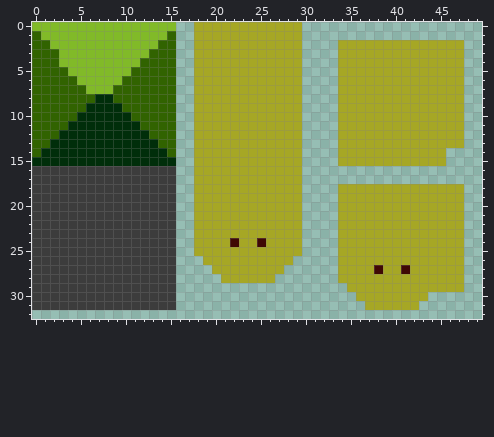
Pixel-art sprite: assets/sprites.png. Above: the version before the commit.
The file is 64x64 pixels. Shown: x 0..49, y 0..32.
And afterwards:
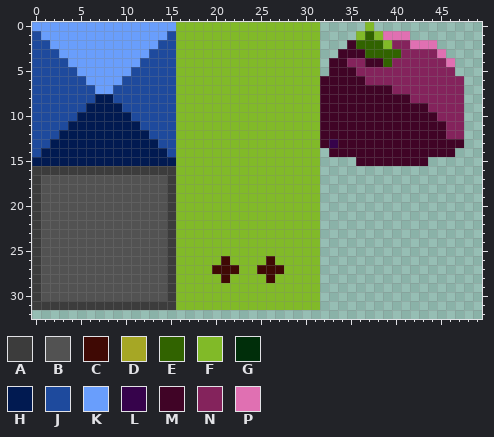
Palette (. is transparent): A #3c3c3c  B #525252  C #3f0904  D #a6a725  E #316300  F #81ba28  G #002e0a  H #011a51  J #1e4a9d  K #699efc  L #36034b  M #400426  N #84235c  P #e070b2
Edits made:
Changed rows in their new state; - is an unchanged pixel.
first column x 0:
 0 KKKKKKKKKKKKKKKKFFFFFFFFFFFFFFFF-----F----------
 1 JKKKKKKKKKKKKKKJFFFFFFFFFFFFFFFF----FEFPPP------
 2 JJKKKKKKKKKKKKJJFFFFFFFFFFFFFFFF--.MEEEFNNPPP...
 3 JJJKKKKKKKKKKJJJFFFFFFFFFFFFFFFF--MMMEEEENNNNP..
 4 JJJJKKKKKKKKJJJJFFFFFFFFFFFFFFFF-MMNNMMENNNNNNP.
 5 JJJJJKKKKKKJJJJJFFFFFFFFFFFFFFFF-MMMNNNNNNNNNNN.
 6 JJJJJJKKKKJJJJJJFFFFFFFFFFFFFFFFMMMMMNNNNNNNNNNN
 7 JJJJJJJKKJJJJJJJFFFFFFFFFFFFFFFFMMMMMMMMNNNNNNNN
 8 JJJJJJJHHJJJJJJJFFFFFFFFFFFFFFFFMMMMMMMMMMNNNNNN
 9 JJJJJJHHHHJJJJJJFFFFFFFFFFFFFFFFMMMMMMMMMMMMNNNN
10 JJJJJHHHHHHJJJJJFFFFFFFFFFFFFFFFMMMMMMMMMMMMMNNN
11 JJJJHHHHHHHHJJJJFFFFFFFFFFFFFFFFMMMMMMMMMMMMMMNN
12 JJJHHHHHHHHHHJJJFFFFFFFFFFFFFFFFMMMMMMMMMMMMMMNN
13 JJHHHHHHHHHHHHJJFFFFFFFFFFFFFFFFMLMMMMMMMMMMMMMM
14 JHHHHHHHHHHHHHHJFFFFFFFFFFFFFFFF-MMMMMMMMMMMMMM-
15 HHHHHHHHHHHHHHHHFFFFFFFFFFFFFFFF--..MMMMMMMM..--
16 ----------------FFFFFFFFFFFFFFFF----------------
17 -BBBBBBBBBBBBBB-FFFFFFFFFFFFFFFF----------------
18 -BBBBBBBBBBBBBB-FFFFFFFFFFFFFFFF--..............
19 -BBBBBBBBBBBBBB-FFFFFFFFFFFFFFFF--..............
20 -BBBBBBBBBBBBBB-FFFFFFFFFFFFFFFF--..............
21 -BBBBBBBBBBBBBB-FFFFFFFFFFFFFFFF--..............
22 -BBBBBBBBBBBBBB-FFFFFFFFFFFFFFFF--..............
23 -BBBBBBBBBBBBBB-FFFFFFFFFFFFFFFF--..............
24 -BBBBBBBBBBBBBB-FFFFFFFFFFFFFFFF--..............
25 -BBBBBBBBBBBBBB-FFFFFFFFFFFFFFFF--..............
26 -BBBBBBBBBBBBBB-FFFFFCFFFFCFFFFF--..............
27 -BBBBBBBBBBBBBB-FFFFCCCFFCCCFFFF--..............
28 -BBBBBBBBBBBBBB-FFFFFCFFFFCFFFFF--..............
29 -BBBBBBBBBBBBBB-FFFFFFFFFFFFFFFF---.............
30 -BBBBBBBBBBBBBB-FFFFFFFFFFFFFFFF----........----
31 ----------------FFFFFFFFFFFFFFFF-----......-----
Where, in picture pixels (left, top, right, bottom), the same in both pictures:
changed: (32, 22, 464, 310)
